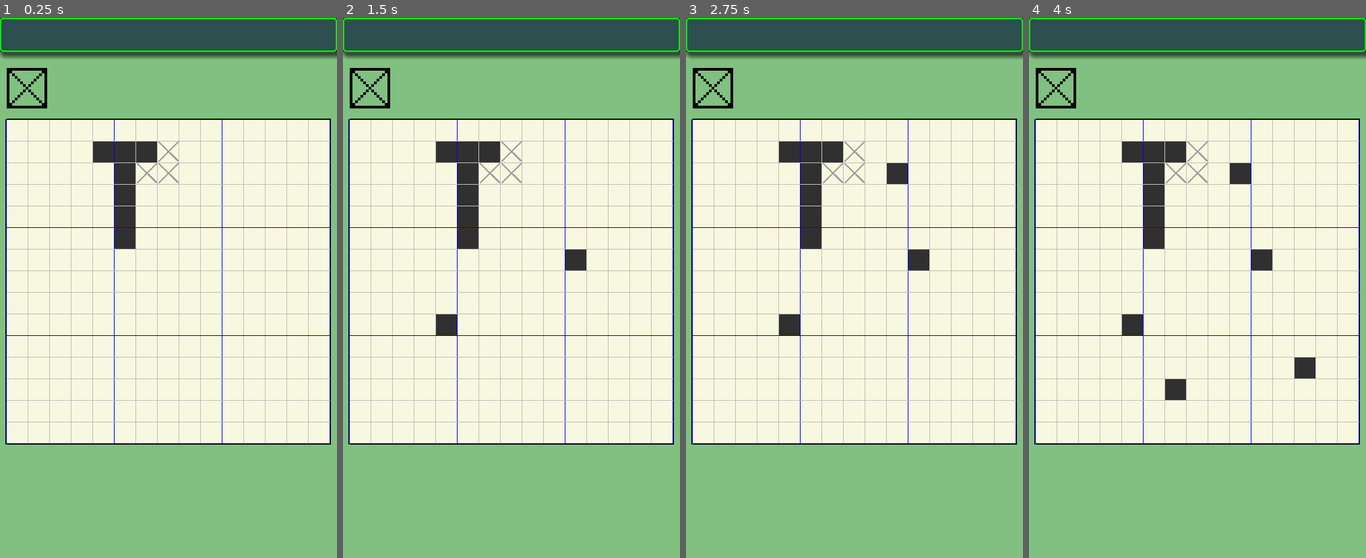
Above: before the commit, frames 1-4 (left to right).
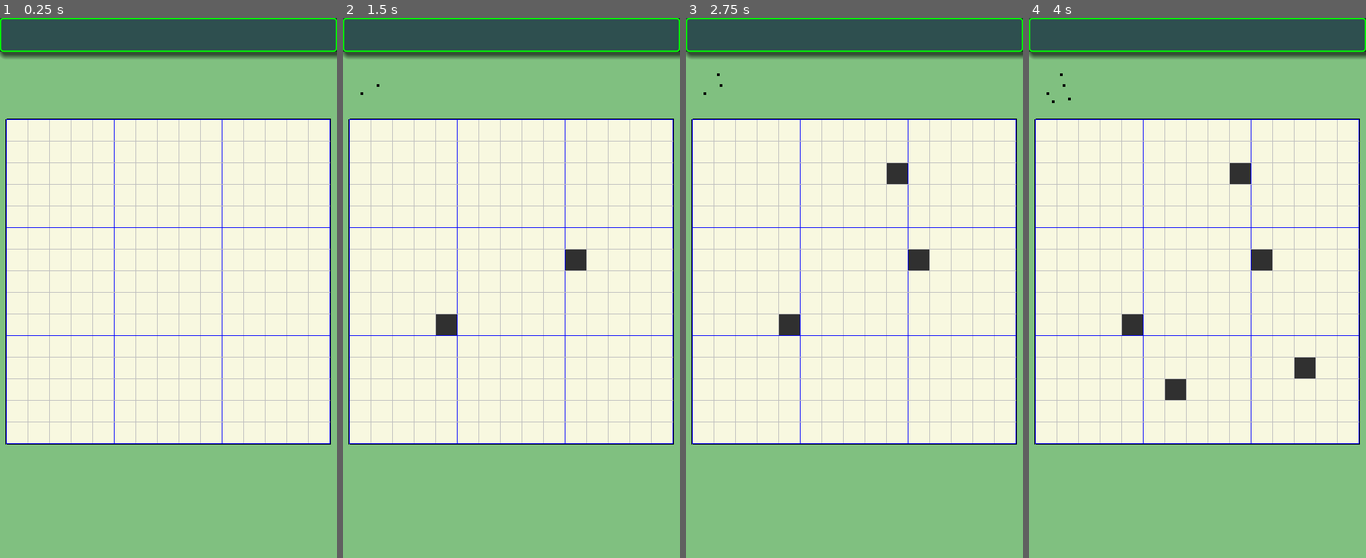
Above: after the commit, the same moments.

Repository: vivisuke/SakuSakuMosaic
Game: Godot game, scene res://MainScene.tscn
Same seed, same stepped clock (60 frames per second), same inputs: the game is played once before the commit and once after it.
Inputs (mouse positions are in pixels of both pictures, inside the frame that each line leads up to):
- Up to frame 1 (0.25 s): no input
- Up to frame 2 (1.5 s): tap Enter at 0.5 s; move the mouse to (585, 261) at 0.52 s; click (585, 261) at 0.67 s; tap Space at 1.25 s; move the mouse to (444, 315) at 1.27 s; click (444, 315) at 1.42 s
- Up to frame 3 (2.75 s): tap Enter at 2 s; move the mouse to (888, 169) at 2.02 s; click (888, 169) at 2.17 s
- Up to frame 4 (4 s): tap Space at 2.75 s; move the mouse to (1180, 396) at 2.77 s; click (1180, 396) at 2.92 s; tap Enter at 3.5 s; move the mouse to (1298, 369) at 3.52 s; click (1298, 369) at 3.67 s

The runs differ from the first frame. In frame 1, 2.1% of the frame differs, in the area x 2-53%, y 9-43%; in frame 2, 2.2%; in frame 3, 2.2%; in frame 4, 2.2%.

Commit message:
0011 ◎ C 08/12 08/15 0.001│ToDo│盤面更新時サムネイル表示更新

Diff:
--- a/SakuSakuMosaic/MainScene.gd
+++ b/SakuSakuMosaic/MainScene.gd
@@ -9,7 +9,15 @@
 var crnt_color = 3
 
 func _ready():
+	for y in range(g.N_IMG_CELL_VERT):
+		for x in range(g.N_IMG_CELL_HORZ):
+			$BoardBG/TileMap.set_cell(x, y, UNKNOWN)
+	update_MiniMap()
 	pass # Replace with function body.
+func update_MiniMap():
+	for y in range(g.N_IMG_CELL_VERT):
+		for x in range(g.N_IMG_CELL_HORZ):
+			$MiniTileMap.set_cell(x, y, BLACK if $BoardBG/TileMap.get_cell(x, y) == BLACK else -1)
 func posToXY(pos):
 	var xy = $BoardBG/TileMap.world_to_map(pos - $BoardBG/TileMap.global_position)
 	if xy.x < 0 || xy.x >= g.N_IMG_CELL_HORZ || xy.y < 0 || xy.y >= g.N_IMG_CELL_VERT:
@@ -29,3 +37,4 @@
 		$BoardBG/TileMap.set_cell(x, y, CROSS)
 	else:
 		$BoardBG/TileMap.set_cell(x, y, UNKNOWN)
+	update_MiniMap()
Not shown, changed: SakuSakuMozaic.spr
